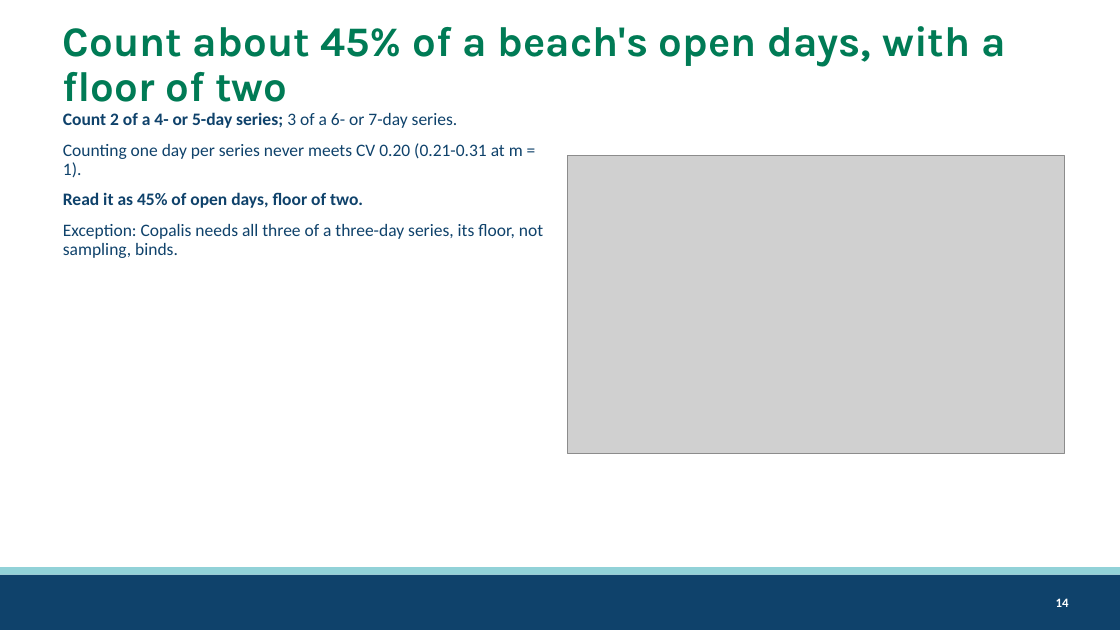
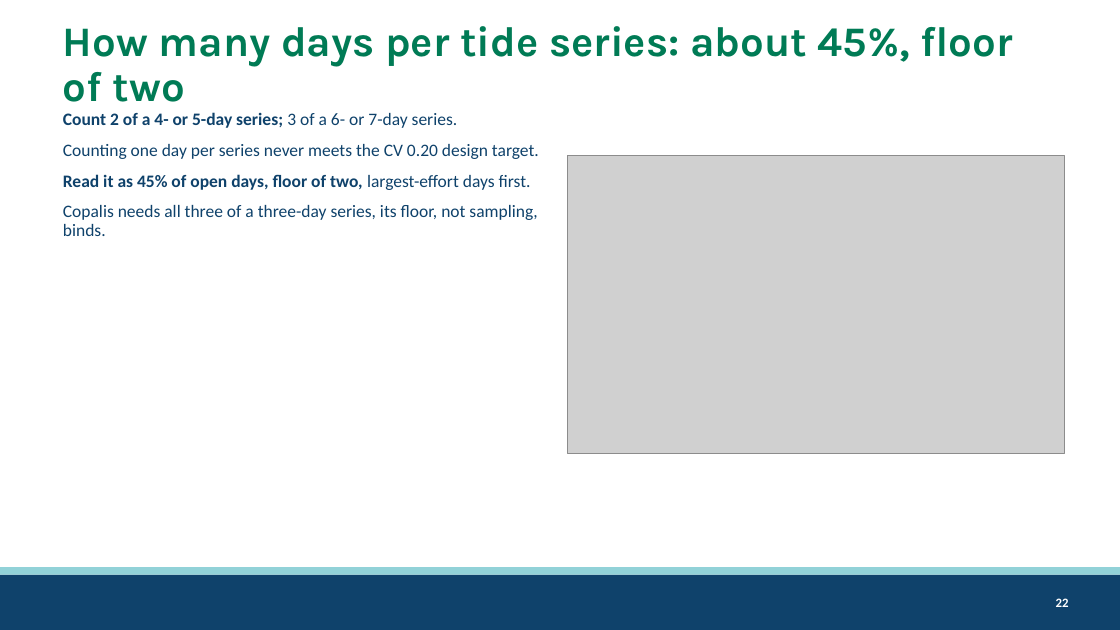
Before and after one commit to mattgeorgephd/razor-clam-harvest-monitoring, a slide deck: slide 22 of 07_presentations/razor-clam-sampling-design.pptx (slide 14 before the commit). Drawn at 1120x630 pixels with LibreOffice and Linux fonts; fonts in the diff are those of the drawing; grey boxes stand for pictures; background and template pictures are left out. Boxes give left, top, right and bottom in pixels: in the first picture for what was removed or moved away, otherwise in the second. Text is boxed around its words. In the diff, an @@ line names an element or a change of style, - is before the commit and + after.

Commit message:
donor beach analysis

```diff
--- a/07_presentations/razor-clam-sampling-design.pptx
+++ b/07_presentations/razor-clam-sampling-design.pptx
@@ title at <box>63,26,1013,102</box>: text changed @@
-Count about 45% of a beach's open days, with a floor of two
+How many days per tide series: about 45%, floor of two
@@ text at <box>63,144,539,236</box>: text changed @@
-Counting one day per series never meets CV 0.20 (0.21-0.31 at m = 1).
-Read it as 45% of open days, floor of two.
-Exception: Copalis needs all three of a three-day series, its floor, not sampling, binds.
+Counting one day per series never meets the CV 0.20 design target.
+Read it as 45% of open days, floor of two, largest-effort days first.
+Copalis needs all three of a three-day series, its floor, not sampling, binds.
@@ page number at <box>1056,598,1069,607</box>: text changed @@
-14
+22
```
Also in this commit, not shown: 17 other slides changed, 9 slides added, 7 slides removed, 5 other files.
